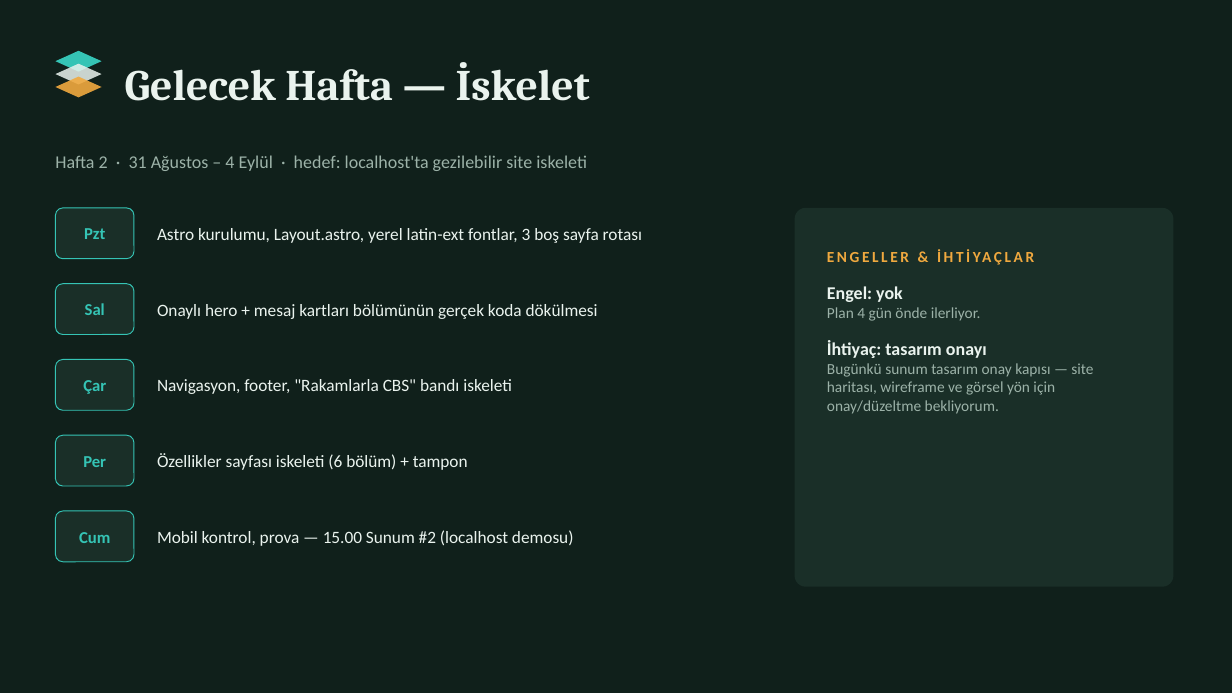
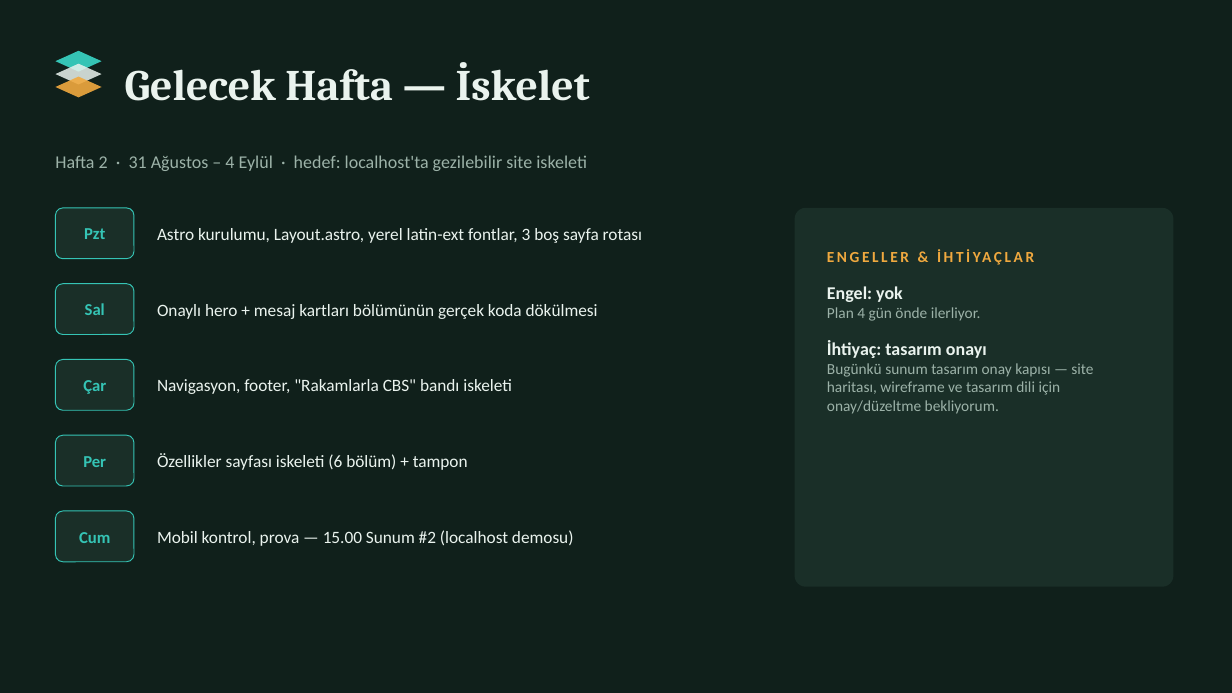
Before and after one commit to atalanuhser/bingol-cbs-tanitim-sitesi, a slide deck: slide 8 of sunumlar/sunum-1.pptx (slide 4 before the commit). Drawn at 1232x693 pixels with LibreOffice and Linux fonts; fonts in the diff are those of the drawing. Boxes give left, top, right and bottom in pixels: in the first picture for what was removed or moved away, otherwise in the second. Text is boxed around its words. In the diff, an @@ line names an element or a change of style, - is before the commit and + after.

Commit message:
Sunum #1 yeniden: görev başına slayt, çıktılar görselleştirildi (8 slayt)

```diff
--- a/sunumlar/sunum-1.pptx
+++ b/sunumlar/sunum-1.pptx
@@ text at bbox=[827, 363, 1093, 414]: text changed @@
-Bugünkü sunum tasarım onay kapısı — site haritası, wireframe ve görsel yön için onay/düzeltme bekliyorum.
+Bugünkü sunum tasarım onay kapısı — site haritası, wireframe ve tasarım dili için onay/düzeltme bekliyorum.
```
Also in this commit, not shown: 2 other slides changed, 5 slides added, 1 slide removed.
